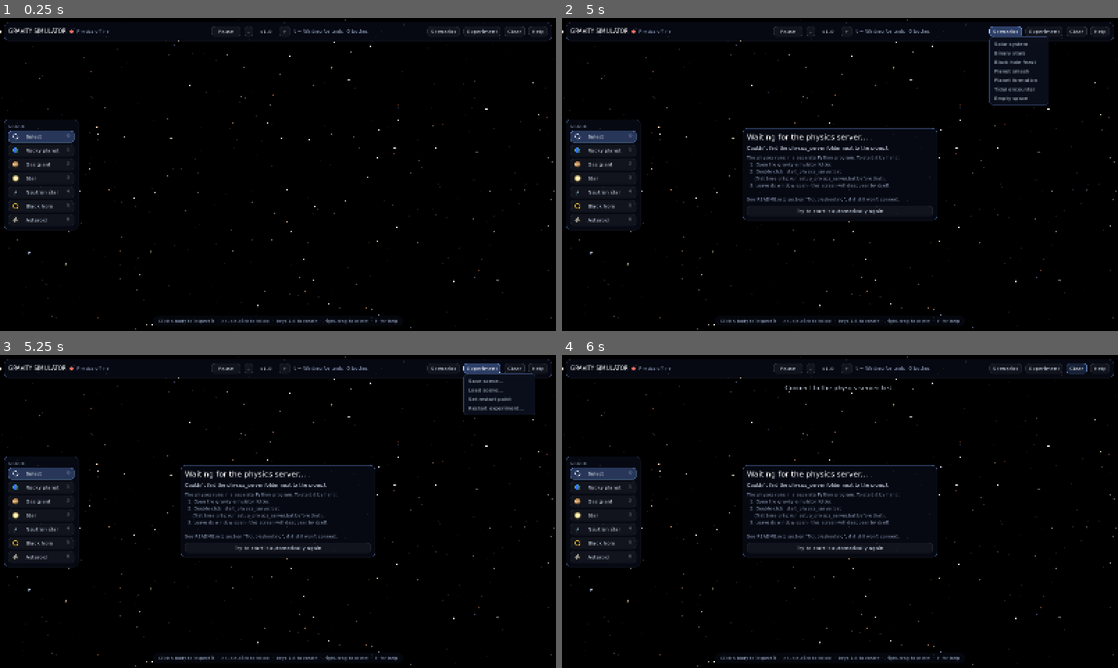
Above: before the commit, frames 1-4 (two rows, left to right).
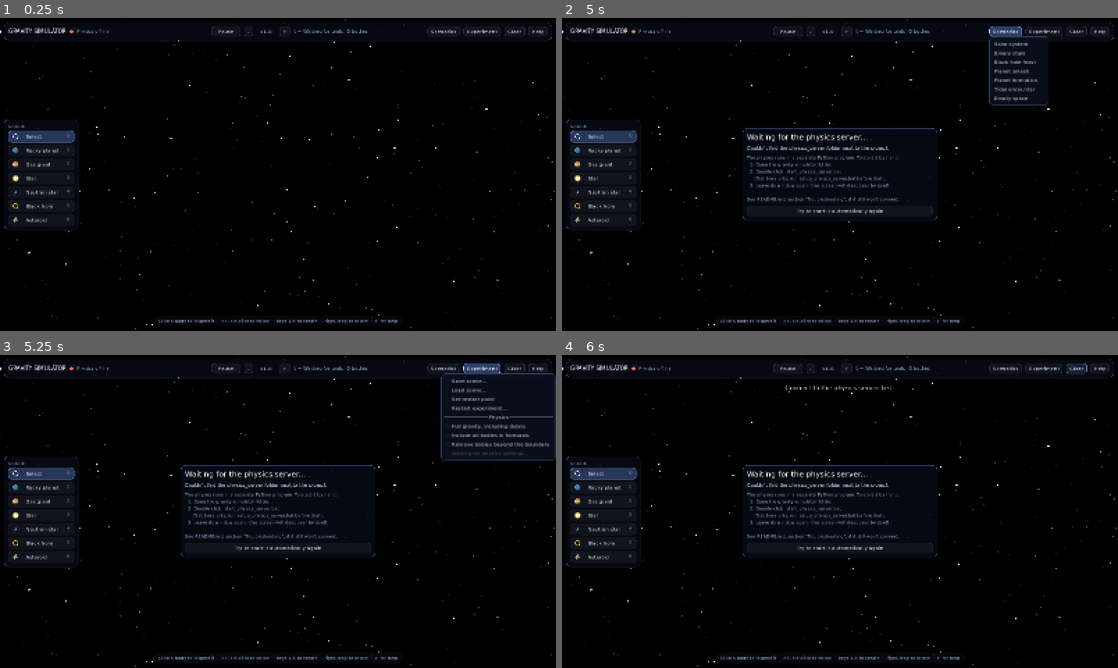
Above: after the commit, the same moments.

Repository: peustr/gravity-simulator
Game: Godot game, scene res://main.tscn
Two runs of this game, one before a commit and one after it. Both use one fixed random seed, a clock stepped at 60 frames per second and the inputs below.
Inputs:
- Up to frame 1 (0.25 s): no input
- Up to frame 2 (5 s): click "-" at 0.5 s; click "+" at 1.25 s; click "Try to start it automatically…" at 2 s; click "Try to start it automatically…" at 2.75 s; click "Try to start it automatically…" at 3.5 s; click "Scenarios" at 4.25 s
- Up to frame 3 (5.25 s): click "Experiment" at 5 s
- Up to frame 4 (6 s): click "Clear" at 5.75 s

Frames 1-2 are identical in both runs. In frame 3, 4.2% of the frame differs, in the area x 79-100%, y 5-34%; in frame 4, nothing differs.

Commit message:
Checkpoint orbital dynamics and explicit physics controls

Diff:
--- a/godot/scripts/hud.gd
+++ b/godot/scripts/hud.gd
@@ -7,6 +7,7 @@
 signal speed_step(direction: int)
 signal preset_chosen(preset: String)
 signal scene_action(action: String)
+signal physics_changed(settings: Dictionary)
 signal clear_requested
 signal follow_requested
 signal delete_requested
@@ -33,6 +34,8 @@
 const C_BAD := Color(1.0, 0.45, 0.4)
 
 var root: Control
+var physics_menu: PopupMenu
+var physics_settings := {}
 var ui_visible := true
 var tool_buttons := {}
 var _tool_group := ButtonGroup.new()
@@ -279,9 +282,16 @@
 	files.focus_mode = Control.FOCUS_NONE
 	files.flat = false
 	var file_menu := files.get_popup()
+	physics_menu = file_menu
 	for label in ["Save scene...", "Load scene...", "Set restart point", "Restart experiment..."]:
 		file_menu.add_item(label)
-	file_menu.id_pressed.connect(func(i: int): scene_action.emit(["save_scene", "load_scene", "checkpoint", "restart"][i]))
+	file_menu.add_separator("Physics")
+	file_menu.add_check_item("Full gravity, including debris", 10)
+	file_menu.add_check_item("Include all bodies in forecasts", 11)
+	file_menu.add_check_item("Remove bodies beyond the boundary", 12)
+	file_menu.add_item("Waiting for physics settings...", 13)
+	file_menu.set_item_disabled(file_menu.get_item_index(13), true)
+	file_menu.id_pressed.connect(_experiment_action)
 	h.add_child(files)
 	var clear := _button("Clear", "Remove everything")
 	clear.pressed.connect(func(): clear_requested.emit())
@@ -289,6 +299,33 @@
 	var help_btn := _button("Help", "Controls and tips  (H)")
 	help_btn.pressed.connect(toggle_help)
 	h.add_child(help_btn)
+
+
+func _experiment_action(id: int) -> void:
+	if id < 4:
+		scene_action.emit(["save_scene", "load_scene", "checkpoint", "restart"][id])
+	elif not physics_settings.is_empty():
+		match id:
+			10:
+				physics_changed.emit({"gravity": "tracers" if physics_settings.gravity == "full" else "full"})
+			11:
+				physics_changed.emit({"forecast_limit": 20 if physics_settings.forecast_limit == 0 else 0})
+			12:
+				physics_changed.emit({"escape_distance": 15000.0 if physics_settings.escape_distance == null else null})
+
+
+func set_physics(info: Dictionary) -> void:
+	physics_settings = info.get("settings", {})
+	if physics_settings.is_empty():
+		return
+	physics_menu.set_item_checked(physics_menu.get_item_index(10), physics_settings.gravity == "full")
+	physics_menu.set_item_checked(physics_menu.get_item_index(11), physics_settings.forecast_limit == 0)
+	physics_menu.set_item_checked(physics_menu.get_item_index(12), physics_settings.escape_distance != null)
+	physics_menu.set_item_text(physics_menu.get_item_index(13), "Tracers: %d · %.6f%% of total mass" % [int(info.get("tracers", 0)), 100.0 * float(info.get("tracer_mass_fraction", 0.0))])
+	physics_menu.set_item_tooltip(physics_menu.get_item_index(10), "Full gravity includes all mutual forces and costs more for large debris clouds. Tracers feel gravity but exert none; their collective mass can matter.")
+	physics_menu.set_item_tooltip(physics_menu.get_item_index(11), "All-body forecasts use the scene's gravity model. The time budget can shorten the path. Limited forecasts omit weaker perturbers and have no general error bound.")
+	var removed: Dictionary = info.get("removed", {})
+	physics_menu.set_item_tooltip(physics_menu.get_item_index(12), "Removal uses distance from the fixed scene origin, regardless of binding energy. Boundary: %s simulation units; removed bodies: %d. Re-enabling uses 15000 units (250 AU in physical scenes)." % [str(physics_settings.escape_distance), int(removed.get("bodies", 0))])
 
 
 # ------------------------------------------------------------------ toolbar
--- a/godot/scripts/main.gd
+++ b/godot/scripts/main.gd
@@ -120,6 +120,7 @@
 	scene_files.main = self
 	add_child(scene_files)
 	hud.scene_action.connect(scene_files.choose)
+	hud.physics_changed.connect(func(settings: Dictionary): net.send({"cmd": "physics", "settings": settings}))
 	hud.tool_selected.connect(_set_tool)
 	hud.mass_changed.connect(func(_t, _m): _clear_prediction())
 	hud.pause_toggled.connect(_toggle_pause)
@@ -229,8 +230,12 @@
 func _on_message(msg: Dictionary) -> void:
 	match msg.get("type", ""):
 		"info":
+			hud.set_physics(msg.get("physics", {}))
 			if net.connected:
 				_on_connection(true)
+		"physics":
+			hud.set_physics(msg)
+			hud.toast("Physics settings updated. Save or set a restart point to keep them.")
 		"preset":
 			var cam: Dictionary = msg.get("camera", {})
 			var f: Array = cam.get("focus", [0, 0, 0])
--- a/godot/tests/experiments.gd
+++ b/godot/tests/experiments.gd
@@ -70,6 +70,18 @@
 	if not await _until(func(): return main.views.size() == 6 and main.paused):
 		_fail("Scene test: initial scene did not arrive")
 		return
+	main.hud.physics_menu.id_pressed.emit(10)
+	if not await _until(func(): return main.hud.physics_settings.get("gravity") == "full"):
+		_fail("Full gravity control did not reach the server")
+		return
+	main.hud.physics_menu.id_pressed.emit(11)
+	if not await _until(func(): return main.hud.physics_settings.get("forecast_limit") == 0):
+		_fail("All-body forecast control did not reach the server")
+		return
+	main.hud.physics_menu.id_pressed.emit(12)
+	if not await _until(func(): return main.hud.physics_settings.get("escape_distance") == null):
+		_fail("Removal boundary control did not reach the server")
+		return
 	if not await _request({"cmd": "checkpoint"}):
 		_fail("Could not set paused restart point for cancellation test")
 		return
@@ -108,11 +120,18 @@
 	if not await _until(func(): return main.views.size() == 5):
 		_fail("Scene test: body removal failed")
 		return
+	main.hud.physics_menu.id_pressed.emit(10)
+	if not await _until(func(): return main.hud.physics_settings.get("gravity") == "tracers"):
+		_fail("Tracer mode control did not reach the server")
+		return
 	if not await _request({"cmd": "restart"}):
 		_fail("Scene test: restart failed")
 		return
 	if not await _until(func(): return main.views.size() == 6):
 		_fail("Scene test: restart did not restore bodies")
+		return
+	if not await _until(func(): return main.hud.physics_settings.get("gravity") == "full"):
+		_fail("Restart did not restore gravity settings")
 		return
 	main.hud.clear_requested.emit()
 	main.scene_files.confirm.get_ok_button().pressed.emit()
@@ -127,6 +146,9 @@
 	if not await _until(func(): return main.views.size() == 6 and main.paused):
 		_fail("Scene test: load did not restore bodies and pause state")
 		return
+	if not await _until(func(): return main.hud.physics_settings.get("forecast_limit") == 0 and main.hud.physics_settings.get("escape_distance") == null):
+		_fail("Load did not restore forecast and boundary settings")
+		return
 	if main.display_scale != 2.0 or main.legacy_units or not main._physical_value(1000, "mass_kg", "kg").contains("e30 kg"):
 		_fail("Physical units or display size setting did not round trip")
 		return
@@ -138,7 +160,7 @@
 	if not main.hud.insp_values["Physical radius"].text.ends_with(" km") or main.hud.insp_values["Display"].text != "Enlarged x2":
 		_fail("Physical inspector fields did not reach the HUD")
 		return
-	var legacy := FileAccess.get_file_as_string(path).replace('"version":2', '"version":1')
+	var legacy := FileAccess.get_file_as_string(path).replace('"version":3', '"version":1')
 	var migration_file := FileAccess.open(path, FileAccess.WRITE)
 	migration_file.store_string(legacy)
 	migration_file.close()
Not shown, changed: AGENTS.md
Not shown, changed: README.md
Not shown, added: docs/orbital-dynamics.md
Not shown, changed: docs/physical-model.md
Not shown, changed: docs/physics-roadmap.md
Not shown, changed: docs/runtime-reference.md
Not shown, changed: physics_server/commands.py
Not shown, added: physics_server/configuration.py
Not shown, added: physics_server/dynamics.py
Not shown, changed: physics_server/experiments.py
Not shown, changed: physics_server/server.py
Not shown, changed: physics_server/validation.py
(and 8 more such lines)
